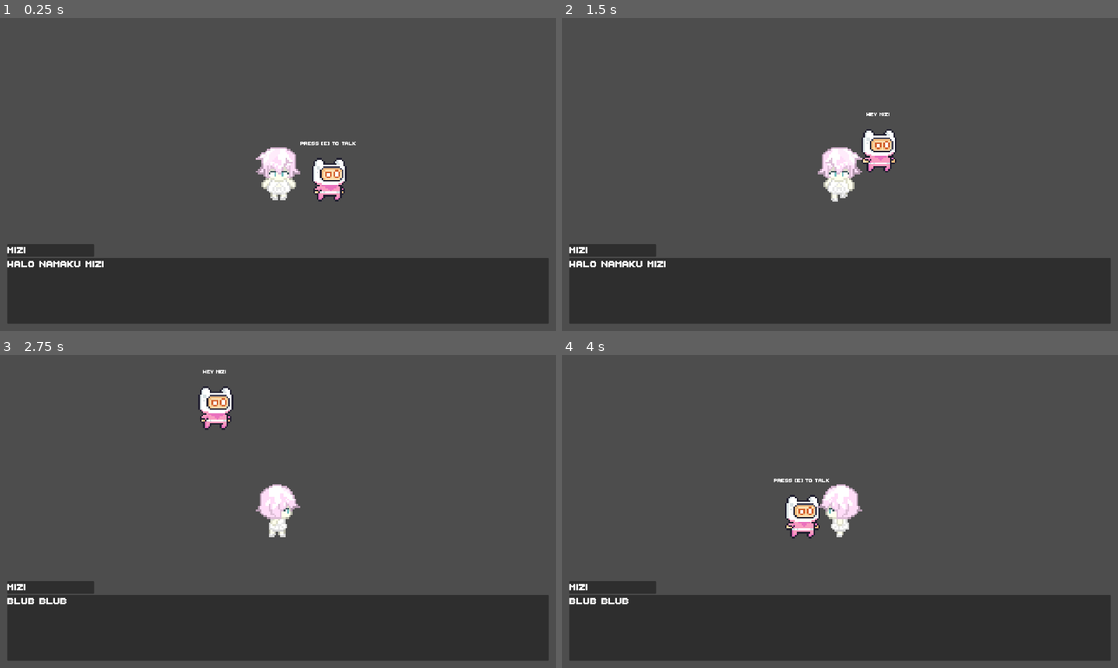
Above: before the commit, frames 1-4 (two rows, left to right).
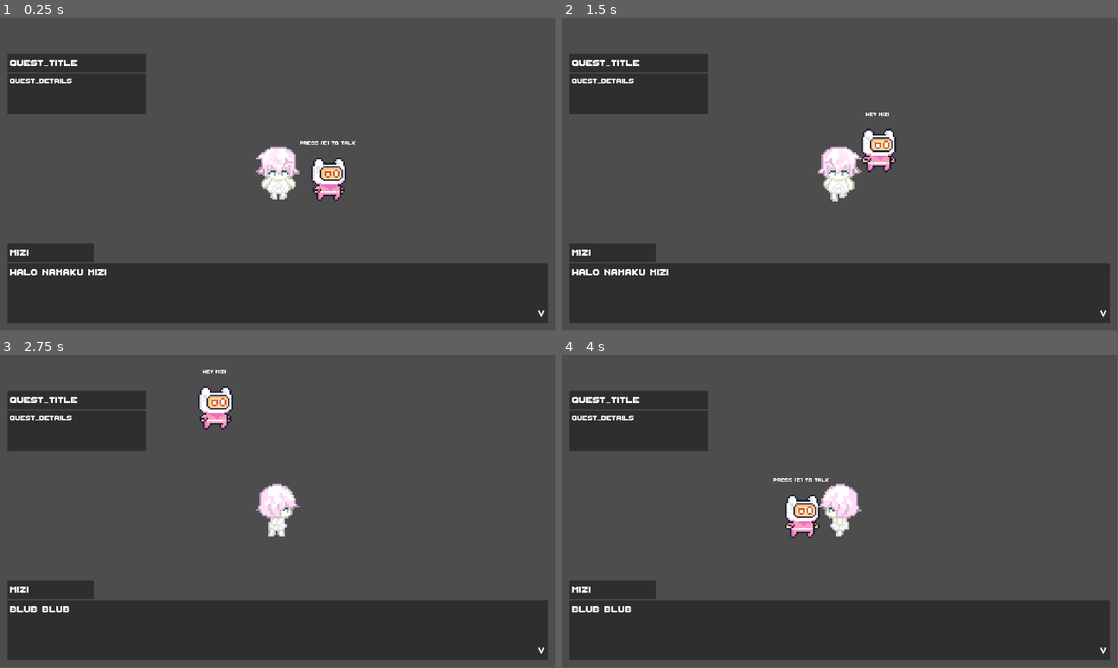
Above: after the commit, the same moments.

Repository: muhammadrossiramadhan/Bound-by-The-Sea
Game: Godot game, scene res://scenes/levels/chapter_01.tscn
Two runs of this game, one before a commit and one after it. Both use one fixed random seed, a clock stepped at 60 frames per second and the inputs below.
Inputs:
- Up to frame 1 (0.25 s): no input
- Up to frame 2 (1.5 s): tap E (interactTalk) at 0.5, 1.35 s; hold Right (ui_right) 0.53-1.28 s; hold E (interactTalk) 0.53-1.28 s; hold Down (ui_down) from 1.28 s (still down)
- Up to frame 3 (2.75 s): release Down (ui_down) at 2.03 s; hold Right (ui_right) from 2.03 s (still down); hold E (interactTalk) from 2.03 s (still down)
- Up to frame 4 (4 s): release Right (ui_right) at 2.78 s; release E (interactTalk) at 2.78 s; hold Up (ui_up) 2.78-3.53 s; tap E (interactTalk) at 2.85 s; hold Left (ui_left) from 3.53 s (still down); hold E (interactTalk) from 3.53 s (still down)
The window is 800x450 before the commit and 799x449 after it. Grey fills any space a smaller window leaves; there, only what the larger window draws over its background counts as a difference.

The runs differ from the first frame. In frame 1, 6.9% of the frame differs, in the area x 1-99%, y 11-98%; in frame 2, 6.9%; in frame 3, 6.7%; in frame 4, 6.7%.

Commit message:
quest placeholder

Diff:
--- a/project.godot
+++ b/project.godot
@@ -23,8 +23,6 @@
 
 window/size/viewport_width=1920
 window/size/viewport_height=1080
-window/stretch/mode="viewport"
-window/stretch/aspect="expand"
 
 [input]
 
--- a/scenes/levels/chapter_01.tscn
+++ b/scenes/levels/chapter_01.tscn
@@ -4,6 +4,7 @@
 [ext_resource type="PackedScene" uid="uid://bmwkeillbtooj" path="res://scenes/ui/dialogue_box.tscn" id="2_24chi"]
 [ext_resource type="Script" uid="uid://dtjb1nvp2go0c" path="res://scripts/actors/npc.gd" id="2_ix82m"]
 [ext_resource type="PackedScene" uid="uid://wsmtntccruqb" path="res://scenes/actors/weirdo.tscn" id="3_24chi"]
+[ext_resource type="PackedScene" uid="uid://d3sg35uep5018" path="res://scenes/ui/quest_box.tscn" id="5_24chi"]
 
 [node name="root" type="Node2D" unique_id=1591103332]
 
@@ -21,11 +22,5 @@
 [node name="TileMapLayer" type="TileMapLayer" parent="." unique_id=15389703]
 
 [node name="Dialogue_box" parent="." unique_id=1291847113 instance=ExtResource("2_24chi")]
-anchors_preset = -1
-anchor_left = 1.0
-offset_left = -900.0
-offset_top = 156.0
-offset_right = 900.0
-offset_bottom = 480.0
-grow_horizontal = 2
-grow_vertical = 0
+
+[node name="CanvasLayer" parent="." unique_id=109342387 instance=ExtResource("5_24chi")]
--- a/scenes/ui/dialogue_box.tscn
+++ b/scenes/ui/dialogue_box.tscn
@@ -13,16 +13,20 @@
 default_font = ExtResource("2_6iboe")
 default_font_size = 48
 
-[node name="Dialogue_box" type="CanvasLayer" unique_id=1133533373]
+[sub_resource type="Theme" id="Theme_6iboe"]
+default_font = ExtResource("2_6iboe")
+default_font_size = 48
+
+[node name="Dialogue_box" type="CanvasLayer" unique_id=1375375667]
 script = ExtResource("1_xg44k")
 
 [node name="PanelContainer" type="PanelContainer" parent="." unique_id=6795271]
 anchors_preset = -1
-anchor_top = 1.0
+anchor_top = 0.72200006
 anchor_right = 1.0
 anchor_bottom = 1.0
 offset_left = 25.0
-offset_top = -300.0
+offset_top = 0.2399292
 offset_right = -25.0
 offset_bottom = -25.0
 grow_horizontal = 2
@@ -37,7 +41,14 @@
 layout_mode = 2
 size_flags_horizontal = 0
 
-[node name="Char" type="Label" parent="PanelContainer/VBoxContainer/PanelContainer" unique_id=1835803233]
+[node name="MarginContainer" type="MarginContainer" parent="PanelContainer/VBoxContainer/PanelContainer" unique_id=1173653604]
+layout_mode = 2
+theme_override_constants/margin_left = 10
+theme_override_constants/margin_top = 10
+theme_override_constants/margin_right = 10
+theme_override_constants/margin_bottom = 10
+
+[node name="Char" type="Label" parent="PanelContainer/VBoxContainer/PanelContainer/MarginContainer" unique_id=1835803233]
 custom_minimum_size = Vector2(50, 0)
 layout_mode = 2
 theme = SubResource("Theme_4mjmi")
@@ -48,10 +59,28 @@
 layout_mode = 2
 size_flags_vertical = 3
 
-[node name="Text" type="Label" parent="PanelContainer/VBoxContainer/PanelContainer2" unique_id=189006134]
+[node name="MarginContainer2" type="MarginContainer" parent="PanelContainer/VBoxContainer/PanelContainer2" unique_id=2039116082]
+layout_mode = 2
+theme_override_constants/margin_left = 10
+theme_override_constants/margin_top = 10
+theme_override_constants/margin_right = 10
+theme_override_constants/margin_bottom = 10
+
+[node name="HBoxContainer" type="HBoxContainer" parent="PanelContainer/VBoxContainer/PanelContainer2/MarginContainer2" unique_id=567940086]
+layout_mode = 2
+theme_override_constants/separation = 14
+
+[node name="Text" type="Label" parent="PanelContainer/VBoxContainer/PanelContainer2/MarginContainer2/HBoxContainer" unique_id=189006134]
 custom_minimum_size = Vector2(50, 0)
 layout_mode = 2
+size_flags_horizontal = 3
 size_flags_vertical = 1
 theme = SubResource("Theme_daetb")
 text = "char_text"
 autowrap_mode = 2
+
+[node name="Next" type="Label" parent="PanelContainer/VBoxContainer/PanelContainer2/MarginContainer2/HBoxContainer" unique_id=1444138584]
+layout_mode = 2
+size_flags_vertical = 8
+theme = SubResource("Theme_6iboe")
+text = "V"
--- /dev/null
+++ b/scenes/ui/quest_box.tscn
@@ -0,0 +1,62 @@
+[gd_scene format=3 uid="uid://d3sg35uep5018"]
+
+[ext_resource type="FontFile" uid="uid://c4l3ocpdn02f" path="res://assets/fonts/ThaleahFat.ttf" id="1_gt3eq"]
+
+[sub_resource type="StyleBoxEmpty" id="StyleBoxEmpty_6b6sl"]
+
+[sub_resource type="Theme" id="Theme_l3wks"]
+default_font = ExtResource("1_gt3eq")
+default_font_size = 48
+
+[sub_resource type="Theme" id="Theme_gt3eq"]
+default_font = ExtResource("1_gt3eq")
+default_font_size = 36
+
+[node name="CanvasLayer" type="CanvasLayer" unique_id=109342387]
+
+[node name="PanelContainer" type="PanelContainer" parent="." unique_id=1545433098]
+anchors_preset = -1
+anchor_top = 0.115
+anchor_right = 0.055166673
+anchor_bottom = 0.30755556
+offset_left = 25.0
+offset_top = -0.20000458
+offset_right = 399.08
+offset_bottom = -0.16000366
+theme_override_styles/panel = SubResource("StyleBoxEmpty_6b6sl")
+metadata/_edit_use_anchors_ = true
+
+[node name="VBoxContainer" type="VBoxContainer" parent="PanelContainer" unique_id=536311407]
+layout_mode = 2
+
+[node name="PanelContainer" type="PanelContainer" parent="PanelContainer/VBoxContainer" unique_id=1957208701]
+layout_mode = 2
+
+[node name="MarginContainer" type="MarginContainer" parent="PanelContainer/VBoxContainer/PanelContainer" unique_id=1946638458]
+layout_mode = 2
+theme_override_constants/margin_left = 10
+theme_override_constants/margin_top = 10
+theme_override_constants/margin_right = 10
+theme_override_constants/margin_bottom = 10
+
+[node name="Title" type="Label" parent="PanelContainer/VBoxContainer/PanelContainer/MarginContainer" unique_id=391448910]
+layout_mode = 2
+theme = SubResource("Theme_l3wks")
+text = "QUEST_TITLE"
+
+[node name="PanelContainer2" type="PanelContainer" parent="PanelContainer/VBoxContainer" unique_id=430175859]
+layout_mode = 2
+size_flags_vertical = 3
+
+[node name="MarginContainer" type="MarginContainer" parent="PanelContainer/VBoxContainer/PanelContainer2" unique_id=21770418]
+layout_mode = 2
+theme_override_constants/margin_left = 10
+theme_override_constants/margin_top = 10
+theme_override_constants/margin_right = 10
+theme_override_constants/margin_bottom = 10
+
+[node name="Details" type="Label" parent="PanelContainer/VBoxContainer/PanelContainer2/MarginContainer" unique_id=480573826]
+layout_mode = 2
+size_flags_vertical = 1
+theme = SubResource("Theme_gt3eq")
+text = "QUEST_DETAILS"
--- a/scripts/dialogue_box.gd
+++ b/scripts/dialogue_box.gd
@@ -1,8 +1,8 @@
 extends CanvasLayer
 
 var file
-@onready var Char = $PanelContainer/VBoxContainer/PanelContainer/Char
-@onready var Text = $PanelContainer/VBoxContainer/PanelContainer2/Text
+@onready var Char = $PanelContainer/VBoxContainer/PanelContainer/MarginContainer/Char
+@onready var Text = $PanelContainer/VBoxContainer/PanelContainer2/MarginContainer2/HBoxContainer/Text
 
 func _ready() -> void:
 	file = FileAccess.open("res://assets/dialogue/dummy.txt", FileAccess.READ)
